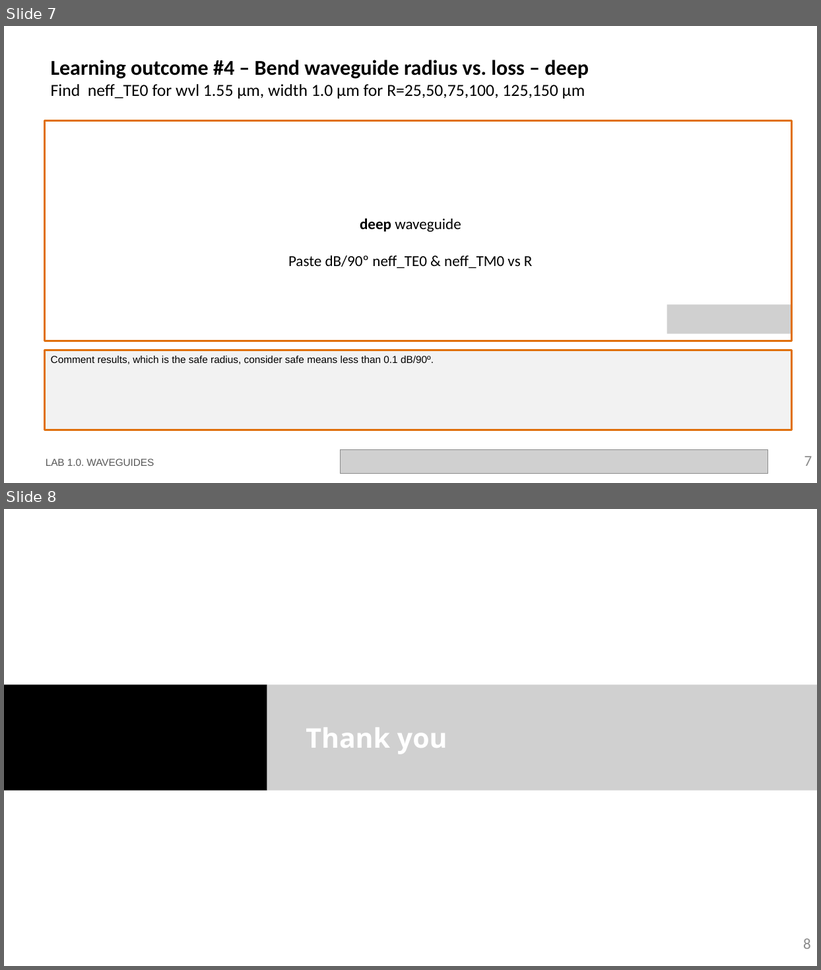
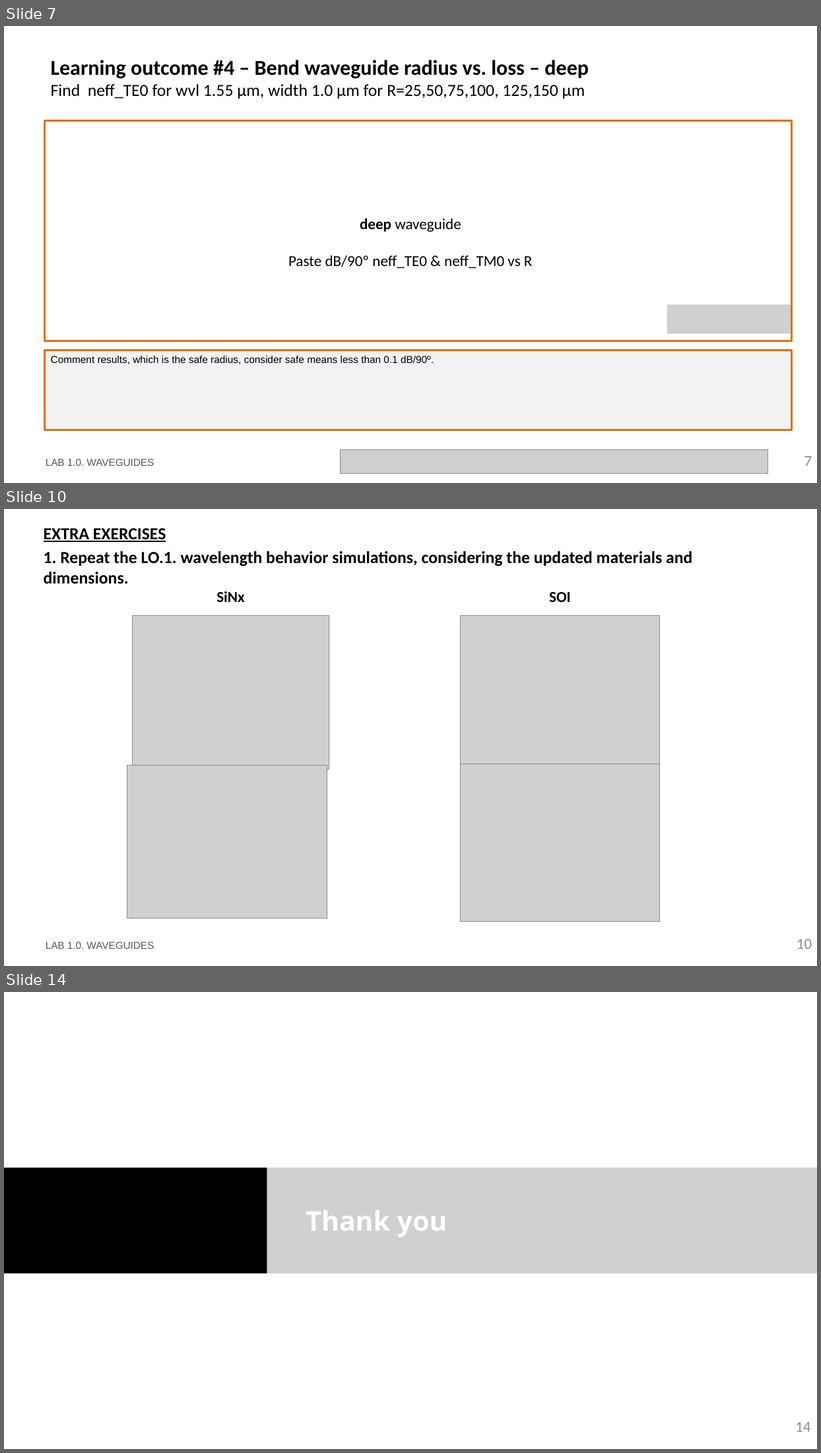
Before and after one commit to snacmuo/pic-upv-lab1, a slide deck: LabBook_10.pptx. Shown one above the other, each under a label of ours: slides 7 and 8 before the commit, slides 7, 10 and 14 after it; the slides between them are not shown. The pictures are 821x970 and 821x1453 pixels, drawn with LibreOffice and Linux fonts; fonts in the diff are those of the drawing; grey boxes stand for pictures; background and template pictures are left out. Boxes give left, top, right and bottom in pixels: in the first picture for what was removed or moved away, otherwise in the second. Text is boxed around its words. In the diff, an @@ line names an element or a change of style, - is before the commit and + after.

```diff
--- a/LabBook_10.pptx
+++ b/LabBook_10.pptx
@@ slide 10 added at (4,509,817,966), background #FFFFFF @@
@@ title added at (44,528,166,542), 20 pt, text #000000, bold, underline @@
+EXTRA EXERCISES
@@ text added at (44,551,692,584), 20 pt, text #000000, bold @@
+1. Repeat the LO.1. wavelength behavior simulations, considering the updated materials and dimensions.
@@ text added at (217,591,244,602), 18 pt, text #000000, bold @@
+SiNx
@@ text added at (549,592,571,602), 18 pt, text #000000, bold @@
+SOI
@@ picture added at (132,616,329,769) @@
@@ picture added at (460,616,660,774) @@
@@ picture added at (127,765,327,918) @@
@@ picture added at (460,764,660,923) @@
@@ text added at (46,942,154,949), 12 pt, text #585858 @@
+LAB 1.0. WAVEGUIDES
@@ page number added at (797,939,812,949), 18 pt, text #8C8C8C @@
+10
@@ what was slide 8 is now slide 14 @@
@@ page number at (795,1422,811,1432): text changed @@
-8
+14
```
Also in this commit, not shown: 1 slide changed, 5 other slides added, 1 other file.
